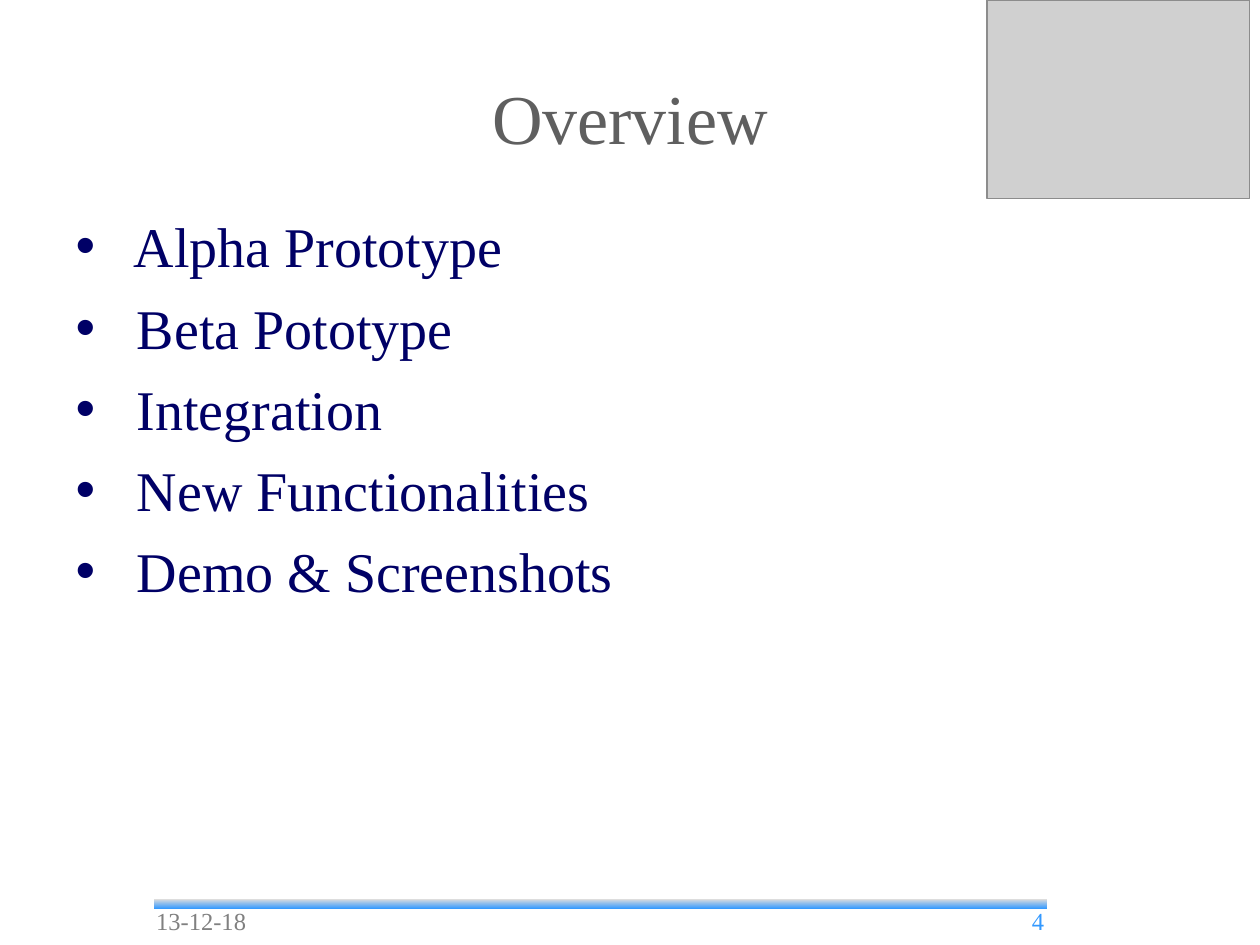
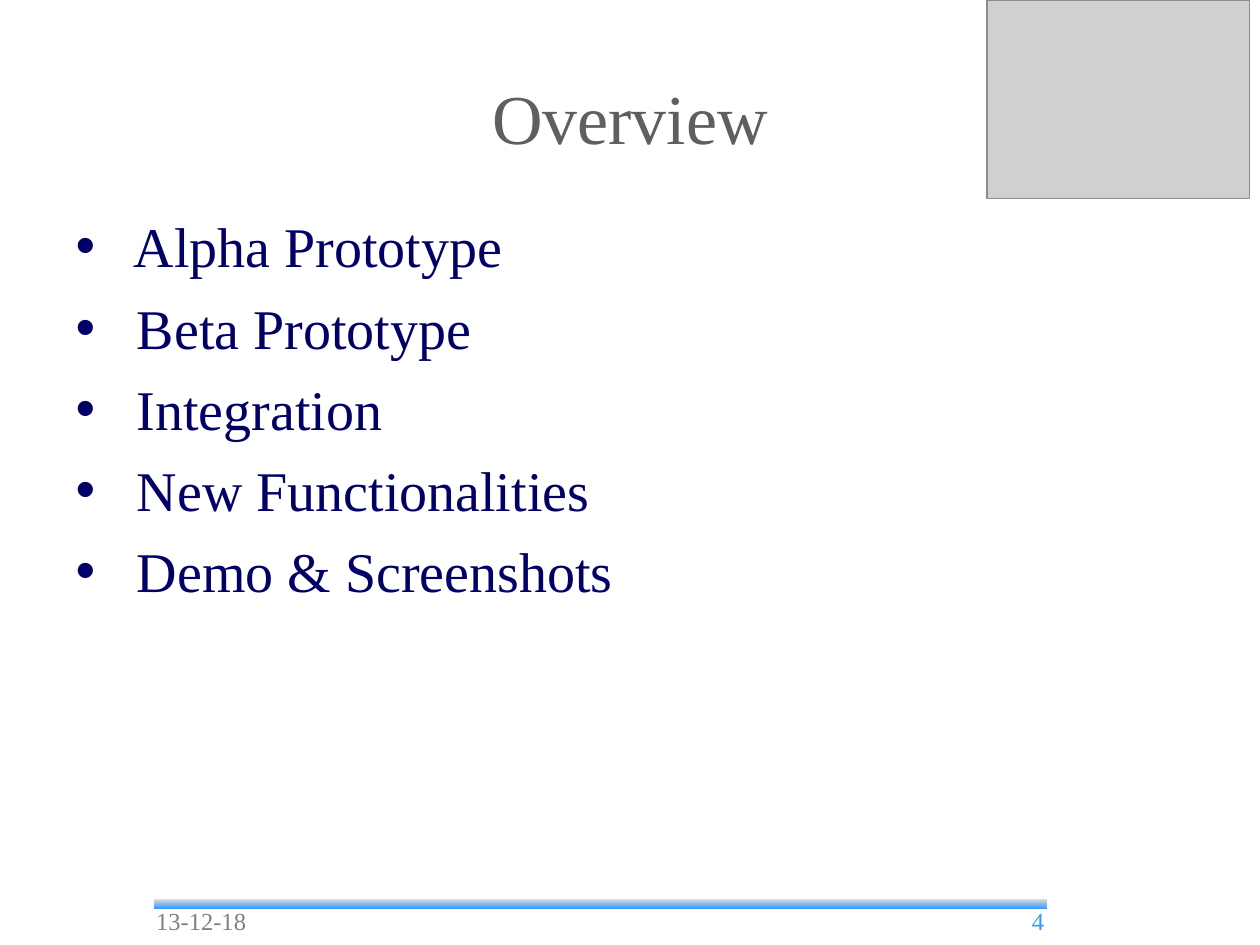
Before and after one commit to andrea-bottoli/DSD, a slide deck: slide 4 of Documentation/Presentations/Beta_Prototype.odp. Drawn at 1260x945 pixels with LibreOffice and Linux fonts; fonts in the diff are those of the drawing; grey boxes stand for pictures; background and template pictures are left out. Boxes give left, top, right and bottom in pixels: in the first picture for what was removed or moved away, otherwise in the second. Text is boxed around its words. In the diff, an @@ line names an element or a change of style, - is before the commit and + after.

Commit message:
Beta Presentation updated

```diff
--- a/Documentation/Presentations/Beta_Prototype.odp
+++ b/Documentation/Presentations/Beta_Prototype.odp
@@ text at <box>137,312,471,359</box>: text changed @@
-• Beta Pototype
+• Beta Prototype
```
Also in this commit, not shown: 13 other slides changed, 1 other file.
